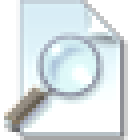
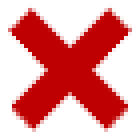
Revision of a layered 140×140 image; what changed, layer by layer:
renamed "Fond 1" to "Fond 2", opacity 24% → 100%, blend color burn → normal, painted on it over [4, 0, 132, 140]
removed layer "Calque 2" over [4, 0, 128, 140]
removed layer "Calque 3" over [8, 88, 48, 124]
